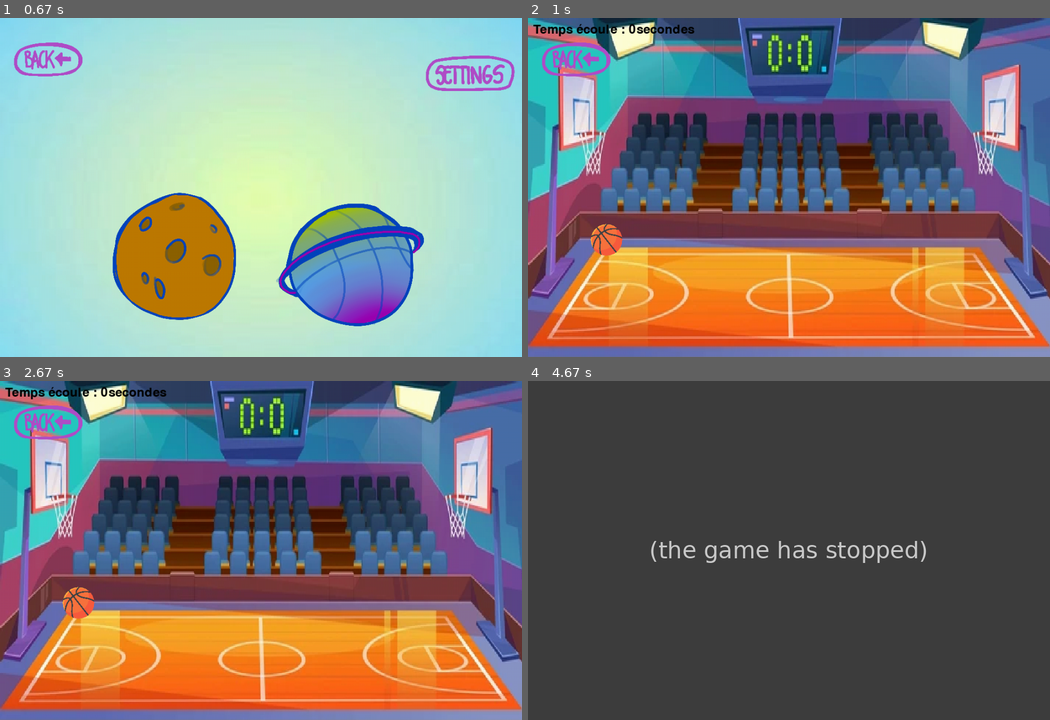
Above: before the commit, frames 1-4 (two rows, left to right).
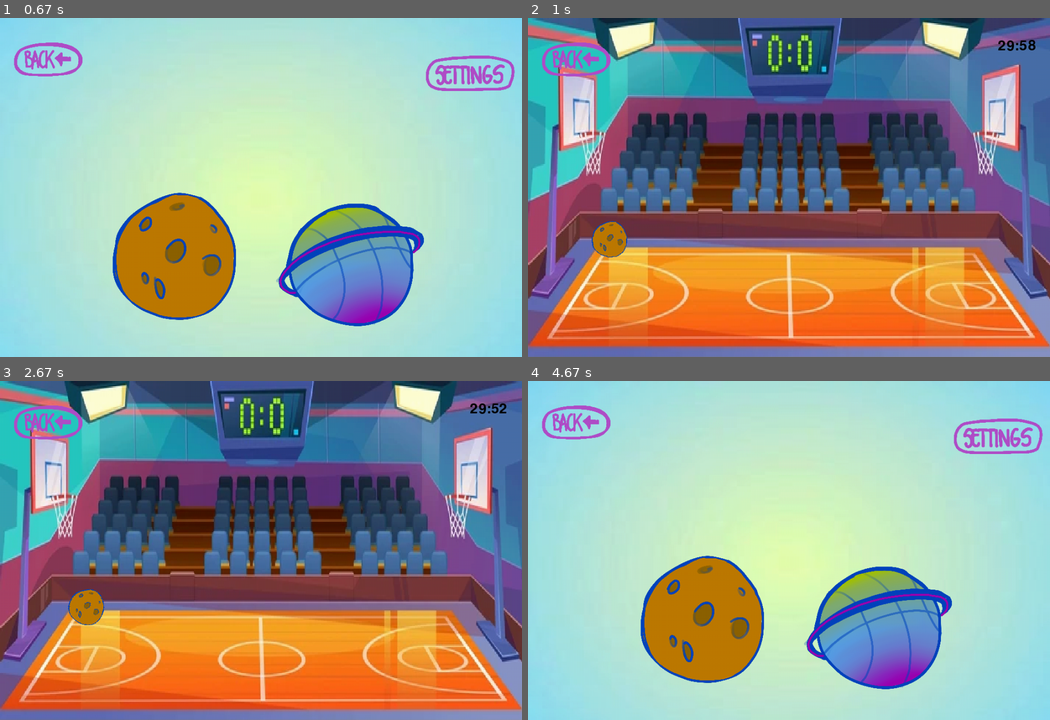
Above: after the commit, the same moments.

Repository: EliasEK05/pygame.project.galactic.basket
Game: pygame game, started from main.py
Same seed, same stepped clock (60 frames per second), same inputs: the game is played once before the commit and once after it.
Inputs (mouse positions are in pixels of both pictures, inside the frame that each line leads up to):
- Up to frame 1 (0.67 s): click (261, 289) at 0.38 s
- Up to frame 2 (1 s): press the mouse at (841, 211) at 0.7 s; move the mouse to (794, 194) at 0.8 s; release the mouse at (747, 173) at 0.93 s
- Up to frame 3 (2.67 s): press the mouse at (46, 431) at 1.03 s; move the mouse to (182, 489) at 1.13 s; release the mouse at (318, 550) at 1.27 s; click (46, 431) at 1.38 s; press the mouse at (349, 628) at 1.7 s; move the mouse to (386, 584) at 1.8 s; release the mouse at (422, 543) at 1.93 s; click (46, 431) at 2.05 s; press the mouse at (46, 431) at 2.37 s; move the mouse to (67, 526) at 2.47 s; release the mouse at (83, 625) at 2.6 s
- Up to frame 4 (4.67 s): press the mouse at (574, 431) at 2.7 s; move the mouse to (778, 503) at 2.8 s; release the mouse at (976, 574) at 2.93 s; press the mouse at (789, 679) at 3.03 s; move the mouse to (742, 648) at 3.13 s; release the mouse at (695, 621) at 3.27 s; right-click (783, 567) at 3.38 s; press the mouse at (574, 431) at 3.7 s; move the mouse to (757, 503) at 3.8 s; release the mouse at (940, 577) at 3.93 s; right-click (611, 465) at 4.38 s

Frame 1 is identical in both runs. In frame 2, 1.1% of the frame differs, in the area x 1-98%, y 1-71%; in frame 3, 1.2%; in frame 4, 100%, in the area x 0-100%, y 0-100%.
Error before the commit: NameError: name 'pos_y_init' is not defined (main.py line 228); the game stopped at 3.43 s (later frames are placeholders)

Commit message:
rotation de la balle

Diff:
--- a/main.py
+++ b/main.py
@@ -1,3 +1,4 @@
+
 import pygame
 import sys
 from pygame.locals import *
@@ -8,6 +9,26 @@
 # dimension de l'écran de jeu
 ecran = pygame.display.set_mode((1000, 650))
 
+
+def clock(timeremaining):
+    # Calcul du temps restant en minutes et secondes
+    minutes = timeremaining // 60
+    seconds = timeremaining % 60
+
+    # Définition de la police de caractères
+    font = pygame.font.Font(None, 40)
+
+    # Affichage du temps restant
+    time_text = font.render(f"{minutes:02}:{seconds:02}", True, BLACK)
+    ecran.blit(time_text, (900, 40))
+
+
+
+pygame.init()
+
+# dimension de l'écran de jeu
+ecran = pygame.display.set_mode((1000, 650))
+
 # Ajouter un titre à la fenêtre
 pygame.display.set_caption('Galactic Basket')
 
@@ -17,8 +38,8 @@
 volume = 100
 
 # Définition des constantes physiques :
-GRAVITE = 9.81
-REBONDISSEMENT = 0.4
+GRAVITE = 9.81*5
+REBONDISSEMENT = 0.6
 vitesse_initial_x = 0
 vitesse_initial_y = 0
 
@@ -58,8 +79,7 @@
         self.max = max
         self.initial_position = 0
 
-        self.slider_rectangle = pygame.Rect(self.slider_left_position, self.slider_top_position,
-                                            self.slider_right_position, self.size[0], self.size[1])
+        self.slider_rectangle = pygame.Rect(self.slider_left_position, self.slider_top_position,self.slider_right_position, self.size[0], self.size[1])
         self.slider_button = pygame.Rect(self.slider_left_position + self.initial_position -5,
                                          self.slider_top_position, 30, self.size[1])
 # bouton play
@@ -116,7 +136,7 @@
 font = pygame.font.Font(None, 36)
 
 # Definition du ballon
-ballon = pygame.image.load("image/ballon.png").convert_alpha()
+ballon = pygame.image.load("image/meteor_ball.png").convert_alpha()
 ballon = pygame.transform.scale(ballon, (100, 100))
 
 # Position initial du ballon
@@ -127,12 +147,16 @@
 
 
 # Temps initial en secondes (1 minute)
-time_remaining = 60
+time_remaining = 1800
+
 
 continuer = True
 tir = True
 current_screen = "menu"  # Initial screen is the main menu
 
+
+angle = 0
+
 while continuer:
 
     horloge.tick(60)
@@ -141,6 +165,7 @@
     ecran.fill(0)
 
     if current_screen == "menu":  # ecran principal
+        time_remaining = 1800
         ecran.blit(img, (0, 0))
         ecran.blit(bouton_play, bouton_clic_play.topleft)
         ecran.blit(bouton_reglage, bouton_clic_reglage)
@@ -191,6 +216,7 @@
         ecran.blit(bouton_reglage, (800, 20))
         ecran.blit(bouton_balle_1, bouton_clic_balle_1.topleft)
         ecran.blit(bouton_balle_2, bouton_clic_balle_2.topleft)
+
 
         for event in pygame.event.get():
             if event.type == pygame.QUIT:
@@ -207,12 +233,16 @@
 
 
 
+
     elif current_screen == "mode_1":
         ecran.blit(mode_1, (0, 0))
         ecran.blit(bouton_retour, bouton_clic_retour.topleft)
         début_jeu = pygame.time.get_ticks()
         font = pygame.font.Font(None,36)
         text_color = (0,0,0)
+
+
+
         for event in pygame.event.get():
             if event.type == pygame.QUIT:
                 continuer = False
@@ -225,20 +255,27 @@
                     print("Ceci est un ballon")
             elif event.type == MOUSEBUTTONUP and event.button == 3:
                 pos_x_fin, pos_y_fin = event.pos
+                pos_x_init = pos_x_ballon
+                pos_y_init =pos_y_ballon
                 angle = math.atan2(pos_y_fin - pos_y_init, pos_x_fin - pos_x_init)
                 tir = False
-                vitesse_init_x = 100 * math.cos(angle)
-                vitesse_init_y = 100 * math.sin(angle)
+                vitesse_init_x = abs(pos_x_fin - pos_x_init) * math.cos(angle)
+                vitesse_init_y = abs(pos_y_fin - pos_y_init)* math.sin(angle)
+
+                if vitesse_init_x > 200:
+                    vitesse_init_x = 200
+
 
             # Permet de replacer le ballon à sa position initial.
             elif event.type == KEYUP:
                 tir = True
                 pos_x_ballon, pos_y_ballon = 150, 425
                 ballon_surface.center = pos_ballon
-        temps_ecoule = (pygame.time.get_ticks()-début_jeu)/1000
-        if temps_ecoule >=60:
-            continuer = False
-            print("Temps écoulé")
+        clock(time_remaining)
+
+        time_remaining -= 1
+        if time_remaining == 0:
+            current_screen = "menu"
 
         if tir == False:
 
@@ -253,9 +290,11 @@
 
             ballon_surface.center = (pos_x_ballon, pos_y_ballon)
 
-        text = font.render("Temps écoule : {:.0f}secondes".format(temps_ecoule),True,text_color)
-        ecran.blit(text,(10,10))
-        ecran.blit(ballon, ballon_surface)
+        # rotation de la balle
+        rotated_ball = pygame.transform.rotate(ballon, angle)
+        angle -= 2
+        ecran.blit(rotated_ball, ballon_surface)
+
         pygame.display.flip()
 
     elif current_screen == "mode_2":
